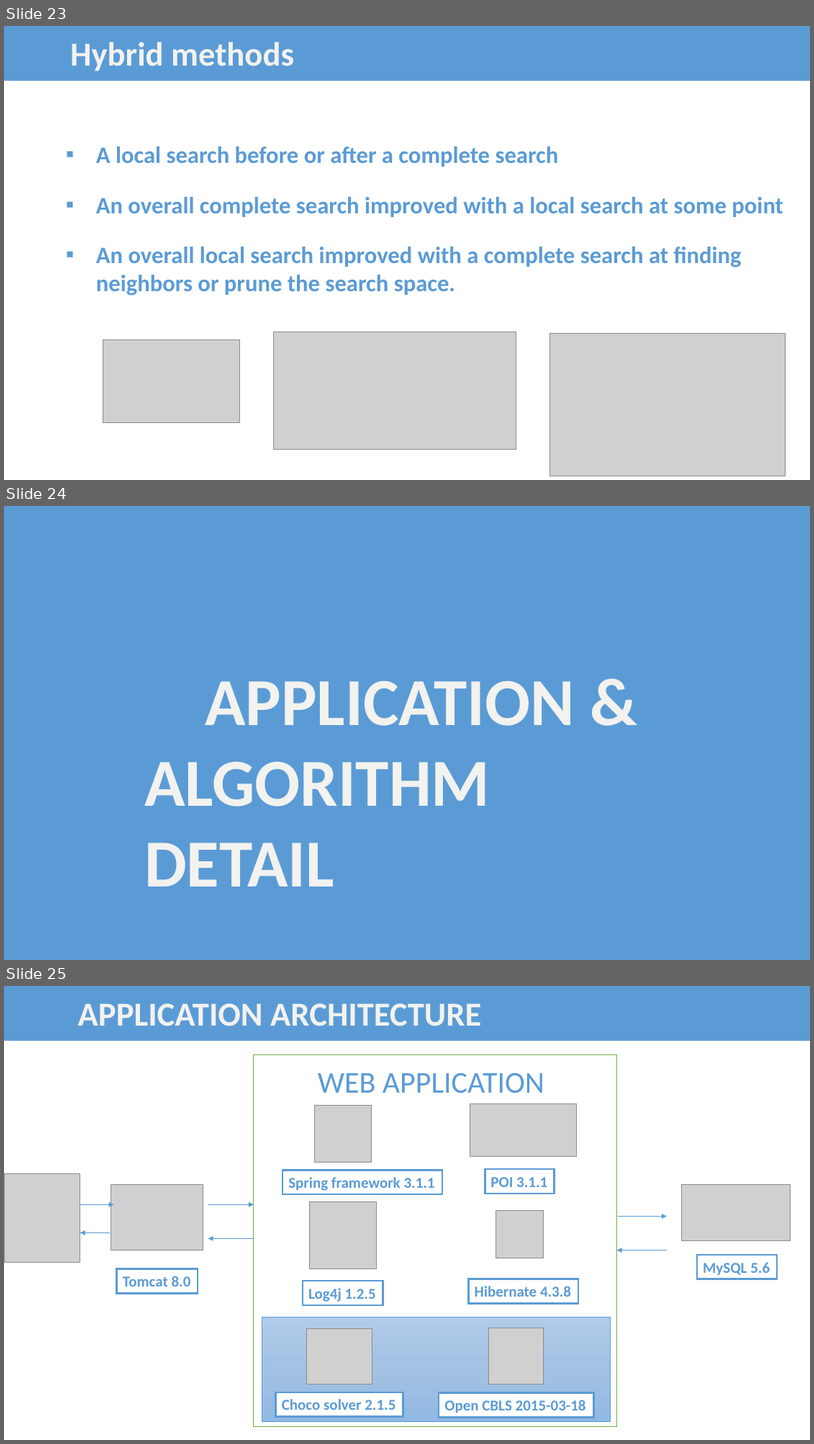
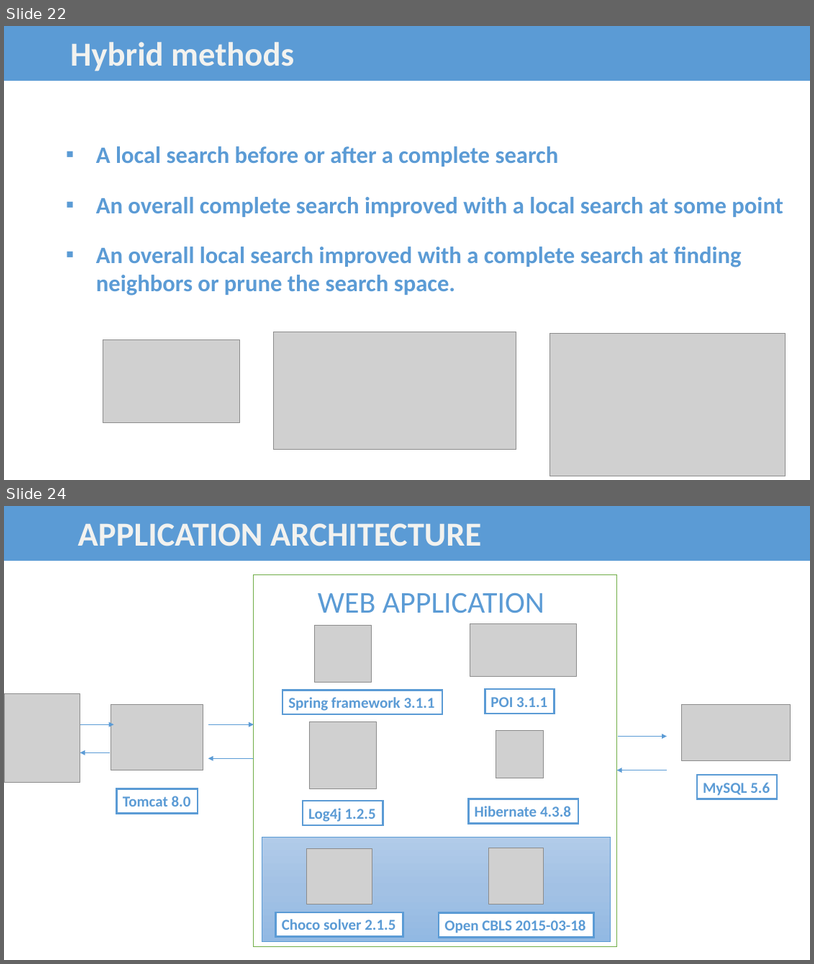
Before and after one commit to bee-lullaby/FinalProject, a slide deck: Documents/FUTimetabling_Presentation_Ver3.pptx. Shown one above the other, each under a label of ours: slides 23, 24 and 25 before the commit, slides 22 and 24 after it; the slides between them are not shown. The pictures are 814x1444 and 814x964 pixels, drawn with LibreOffice and Linux fonts; fonts in the diff are those of the drawing; grey boxes stand for pictures. Boxes give left, top, right and bottom in pixels: in the first picture for what was removed or moved away, otherwise in the second. Text is boxed around its words. In the diff, an @@ line names an element or a change of style, - is before the commit and + after.

```diff
--- a/Documents/FUTimetabling_Presentation_Ver3.pptx
+++ b/Documents/FUTimetabling_Presentation_Ver3.pptx
@@ slide 24 removed at (x1=4, y1=506, x2=810, y2=960), background #5B9BD5 @@
@@ text removed at (x1=144, y1=681, x2=575, y2=886) @@
-APPLICATION &
-ALGORITHM DETAIL
@@ what was slide 23 is now slide 22 @@
@@ what was slide 25 is now slide 24 @@
```
Also in this commit, not shown: 5 slides changed, 4 slides added, 4 other slides removed.
